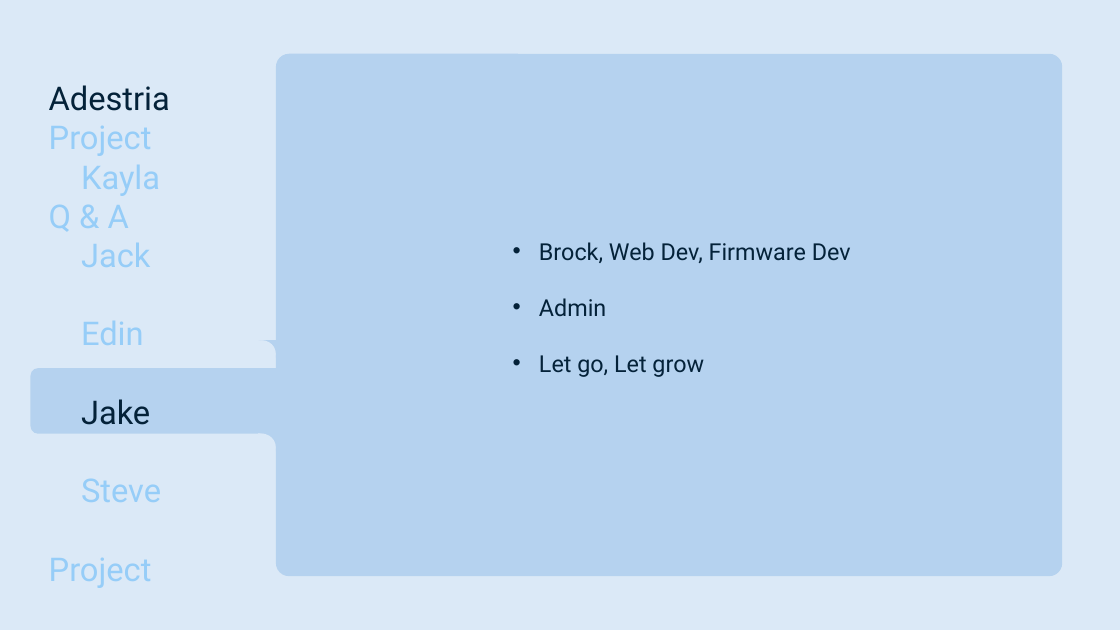
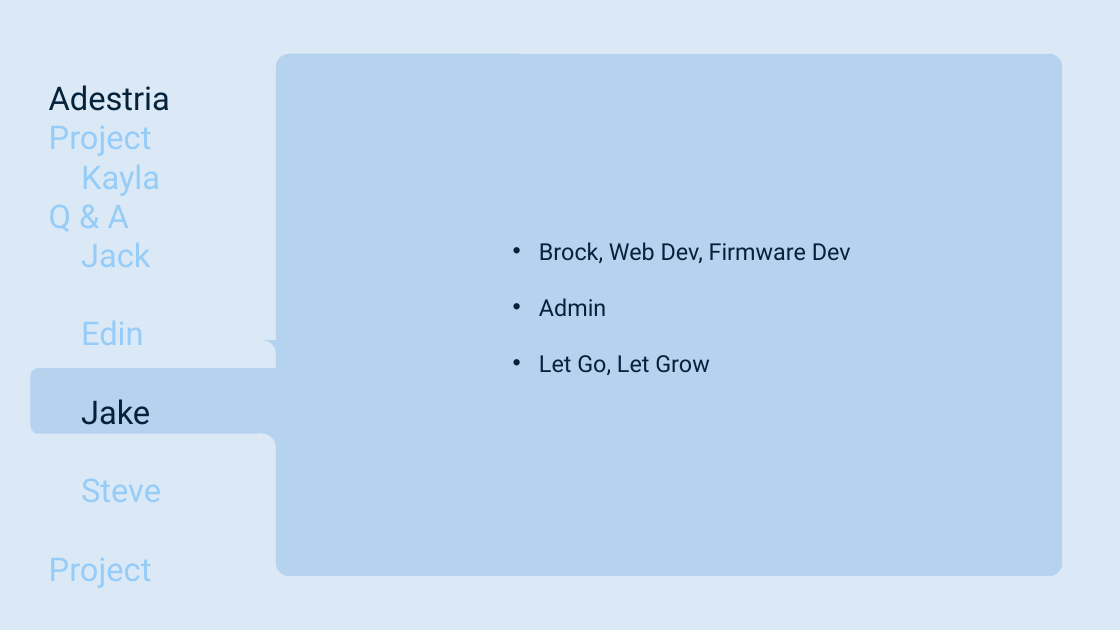
Before and after one commit to smutrux/prog1180, a slide deck: slide 8 of Deliverables/Presentation1.pptx. Drawn at 1120x630 pixels with LibreOffice and Linux fonts; fonts in the diff are those of the drawing. Boxes give left, top, right and bottom in pixels: in the first picture for what was removed or moved away, otherwise in the second. Text is boxed around its words. In the diff, an @@ line names an element or a change of style, - is before the commit and + after.

```diff
--- a/Deliverables/Presentation1.pptx
+++ b/Deliverables/Presentation1.pptx
@@ text at (x1=539, y1=355, x2=709, y2=375): text changed @@
-• Let go, Let grow
+• Let Go, Let Grow
```
Also in this commit, not shown: 2 other slides changed, 1 other file.
